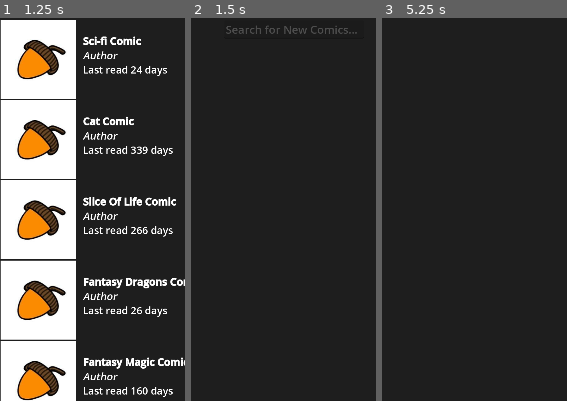
Above: before the commit, frames 1-3 (left to right).
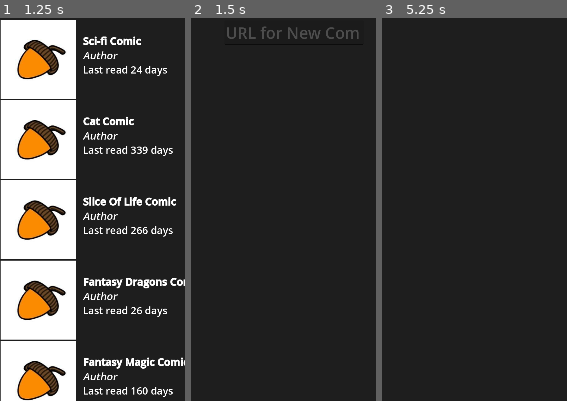
Above: after the commit, the same moments.

Repository: cyschneck/comic-canopy
Game: Godot game, scene res://scenes/menu.tscn
The game is run twice, just before and just after one commit, with the same random seed, the same clock (stepped at 60 frames per second) and the same inputs.
Inputs:
- Up to frame 1 (1.25 s): click "[b]My Comics[/b]" at 0.5 s
- Up to frame 2 (1.5 s): click "[b]Discover[/b]" at 1.25 s
- Up to frame 3 (5.25 s): click "[b]My Comics[/b]" at 2 s; click "[b]Discover[/b]" at 2.75 s; click "[b]My Comics[/b]" at 3.5 s; click "[b]Discover[/b]" at 4.25 s; click "[b]Settings[/b]" at 5 s
The pictures show only the part of the screen within x 0-50%, y 6-56%; the shares and areas given below are measured in that part.

Frame 1 is identical in both runs. In frame 2, 1.0% of the frame differs, in the area x 18-91%, y 2-6%; in frame 3, nothing differs.

Commit message:
setup discover URL

Diff:
--- /dev/null
+++ b/comic-canopy/data/example_data.csv
@@ -0,0 +1,9 @@
+comic_name,author_name,base_url,page_url,release_date
+xkcd,Randall Munroe,https://xkcd.com/,https://xkcd.com/3038/,2025-1-24,
+xkcd,Randall Munroe,https://xkcd.com/,https://xkcd.com/3039/,2025-1-25,
+xkcd,Randall Munroe,https://xkcd.com/,https://xkcd.com/3040/,2025-1-26,
+xkcd,Randall Munroe,https://xkcd.com/,https://xkcd.com/3041/,2025-1-27,
+xkcd,Randall Munroe,https://xkcd.com/,https://xkcd.com/3042/,2025-1-28,
+xkcd,Randall Munroe,https://xkcd.com/,https://xkcd.com/3043/,2025-1-29,
+xkcd,Randall Munroe,https://xkcd.com/,https://xkcd.com/3044/,2025-1-30,
+xkcd,Randall Munroe,https://xkcd.com/,https://xkcd.com/3045/,2025-1-31,
--- a/comic-canopy/scenes/menu.tscn
+++ b/comic-canopy/scenes/menu.tscn
@@ -1,9 +1,7 @@
-[gd_scene load_steps=16 format=3 uid="uid://dchw2tg4juqnw"]
+[gd_scene load_steps=15 format=3 uid="uid://dchw2tg4juqnw"]
 
 [ext_resource type="PackedScene" uid="uid://xjt5ucf5m4x7" path="res://scenes/tab.tscn" id="1_3sr0o"]
 [ext_resource type="Script" path="res://scripts/bottom_toolbar.gd" id="1_et7sx"]
-[ext_resource type="Texture2D" uid="uid://cyv4nja7imakw" path="res://assets/sprites/comics_grey.png" id="3_kxjk2"]
-[ext_resource type="Texture2D" uid="uid://dilu3we47xg76" path="res://assets/sprites/comics_orange.png" id="4_ig0np"]
 [ext_resource type="Script" path="res://scripts/populate_my_comics.gd" id="5_8k4yo"]
 [ext_resource type="Texture2D" uid="uid://bjr2g5le6q882" path="res://assets/sprites/search_grey.png" id="5_w8dkv"]
 [ext_resource type="Texture2D" uid="uid://byjpq87ja0td2" path="res://assets/sprites/search_orange.png" id="6_a2uta"]
@@ -11,15 +9,16 @@
 [ext_resource type="PackedScene" uid="uid://cr4siadbbx2pq" path="res://scenes/test_specific_comics_grid_container.tscn" id="7_d5vqm"]
 [ext_resource type="Texture2D" uid="uid://cb6g04a1aeei6" path="res://assets/sprites/settings_grey.png" id="7_rfvfi"]
 [ext_resource type="Texture2D" uid="uid://dg0icgvg2heru" path="res://assets/sprites/settings_orange.png" id="8_bqc0n"]
-
-[sub_resource type="ButtonGroup" id="ButtonGroup_kpuur"]
+[ext_resource type="Script" path="res://scripts/search_discover.gd" id="10_o2oin"]
+
+[sub_resource type="ButtonGroup" id="ButtonGroup_g8q46"]
 
 [sub_resource type="RectangleShape2D" id="RectangleShape2D_y4vb3"]
 size = Vector2(200, 250)
 
-[sub_resource type="ButtonGroup" id="ButtonGroup_6ytl2"]
-
-[sub_resource type="ButtonGroup" id="ButtonGroup_gsp4p"]
+[sub_resource type="ButtonGroup" id="ButtonGroup_28afw"]
+
+[sub_resource type="ButtonGroup" id="ButtonGroup_geixo"]
 
 [node name="menu" type="Control"]
 layout_mode = 3
@@ -92,9 +91,7 @@
 unique_name_in_owner = true
 layout_mode = 2
 toggle_mode = true
-button_group = SubResource("ButtonGroup_kpuur")
-texture_normal = ExtResource("3_kxjk2")
-texture_pressed = ExtResource("4_ig0np")
+button_group = SubResource("ButtonGroup_g8q46")
 
 [node name="RichTextLabel" parent="MarginContainer/BottomToolbar/HBoxContainer/MyComicsButton" index="0"]
 offset_left = -37.0
@@ -143,6 +140,7 @@
 
 [node name="MyComics" type="Control" parent="MarginContainer/MainMiddle"]
 unique_name_in_owner = true
+visible = false
 layout_mode = 1
 anchors_preset = 15
 anchor_right = 1.0
@@ -250,13 +248,13 @@
 
 [node name="Discover" type="Control" parent="MarginContainer/MainMiddle"]
 unique_name_in_owner = true
-visible = false
-layout_mode = 1
-anchors_preset = 15
-anchor_right = 1.0
-anchor_bottom = 1.0
-grow_horizontal = 2
-grow_vertical = 2
+layout_mode = 1
+anchors_preset = 15
+anchor_right = 1.0
+anchor_bottom = 1.0
+grow_horizontal = 2
+grow_vertical = 2
+script = ExtResource("10_o2oin")
 
 [node name="DiscoverHeader" type="Label" parent="MarginContainer/MainMiddle/Discover"]
 layout_mode = 1
@@ -274,7 +272,8 @@
 theme_override_font_sizes/font_size = 75
 text = "Discover"
 
-[node name="LineEdit" type="LineEdit" parent="MarginContainer/MainMiddle/Discover"]
+[node name="InputLine" type="LineEdit" parent="MarginContainer/MainMiddle/Discover"]
+unique_name_in_owner = true
 layout_mode = 1
 offset_left = 109.0
 offset_top = 201.0
@@ -283,8 +282,50 @@
 theme_override_colors/font_placeholder_color = Color(0.498039, 0.498039, 0.498039, 0.498039)
 theme_override_constants/outline_size = 0
 theme_override_constants/caret_width = 0
-theme_override_font_sizes/font_size = 35
-placeholder_text = "Search for New Comics..."
+theme_override_font_sizes/font_size = 50
+placeholder_text = "URL for New Comics..."
+
+[node name="DiscoverScrollContainer" type="ScrollContainer" parent="MarginContainer/MainMiddle/Discover"]
+layout_mode = 1
+anchors_preset = 15
+anchor_right = 1.0
+anchor_bottom = 1.0
+offset_top = 335.0
+offset_bottom = -198.0
+grow_horizontal = 2
+grow_vertical = 2
+
+[node name="DiscoverVBoxContainer" type="VBoxContainer" parent="MarginContainer/MainMiddle/Discover/DiscoverScrollContainer"]
+layout_mode = 2
+size_flags_horizontal = 3
+size_flags_vertical = 3
+
+[node name="test_row" parent="MarginContainer/MainMiddle/Discover/DiscoverScrollContainer/DiscoverVBoxContainer" instance=ExtResource("7_d5vqm")]
+layout_mode = 2
+
+[node name="test_row2" parent="MarginContainer/MainMiddle/Discover/DiscoverScrollContainer/DiscoverVBoxContainer" instance=ExtResource("7_d5vqm")]
+layout_mode = 2
+
+[node name="test_row3" parent="MarginContainer/MainMiddle/Discover/DiscoverScrollContainer/DiscoverVBoxContainer" instance=ExtResource("7_d5vqm")]
+layout_mode = 2
+
+[node name="test_row4" parent="MarginContainer/MainMiddle/Discover/DiscoverScrollContainer/DiscoverVBoxContainer" instance=ExtResource("7_d5vqm")]
+layout_mode = 2
+
+[node name="test_row5" parent="MarginContainer/MainMiddle/Discover/DiscoverScrollContainer/DiscoverVBoxContainer" instance=ExtResource("7_d5vqm")]
+layout_mode = 2
+
+[node name="test_row6" parent="MarginContainer/MainMiddle/Discover/DiscoverScrollContainer/DiscoverVBoxContainer" instance=ExtResource("7_d5vqm")]
+layout_mode = 2
+
+[node name="test_row7" parent="MarginContainer/MainMiddle/Discover/DiscoverScrollContainer/DiscoverVBoxContainer" instance=ExtResource("7_d5vqm")]
+layout_mode = 2
+
+[node name="test_row8" parent="MarginContainer/MainMiddle/Discover/DiscoverScrollContainer/DiscoverVBoxContainer" instance=ExtResource("7_d5vqm")]
+layout_mode = 2
+
+[node name="test_row9" parent="MarginContainer/MainMiddle/Discover/DiscoverScrollContainer/DiscoverVBoxContainer" instance=ExtResource("7_d5vqm")]
+layout_mode = 2
 
 [node name="Settings" type="Control" parent="MarginContainer/MainMiddle"]
 unique_name_in_owner = true
@@ -307,6 +348,8 @@
 theme_override_font_sizes/font_size = 75
 text = "Settings"
 
+[connection signal="text_submitted" from="MarginContainer/MainMiddle/Discover/InputLine" to="MarginContainer/MainMiddle/Discover" method="_on_line_edit_text_submitted"]
+
 [editable path="MarginContainer/BottomToolbar/HBoxContainer/MyComicsButton"]
 [editable path="MarginContainer/BottomToolbar/HBoxContainer/DiscoverButton"]
 [editable path="MarginContainer/BottomToolbar/HBoxContainer/SettingsButton"]
--- a/comic-canopy/scenes/tab.tscn
+++ b/comic-canopy/scenes/tab.tscn
@@ -1,6 +1,7 @@
-[gd_scene load_steps=2 format=3 uid="uid://xjt5ucf5m4x7"]
+[gd_scene load_steps=3 format=3 uid="uid://xjt5ucf5m4x7"]
 
-[ext_resource type="Texture2D" uid="uid://dimkya8fmpn6v" path="res://assets/sprites/list.png" id="1_xf8vw"]
+[ext_resource type="Texture2D" uid="uid://cyv4nja7imakw" path="res://assets/sprites/comics_grey.png" id="1_qdh3o"]
+[ext_resource type="Texture2D" uid="uid://dilu3we47xg76" path="res://assets/sprites/comics_orange.png" id="2_ujsoi"]
 
 [node name="TextureButton" type="TextureButton"]
 custom_minimum_size = Vector2(100, 100)
@@ -9,7 +10,8 @@
 offset_bottom = 59.0
 size_flags_horizontal = 4
 size_flags_vertical = 4
-texture_normal = ExtResource("1_xf8vw")
+texture_normal = ExtResource("1_qdh3o")
+texture_pressed = ExtResource("2_ujsoi")
 ignore_texture_size = true
 stretch_mode = 5
 
--- /dev/null
+++ b/comic-canopy/scripts/GET_comic_data.gd
@@ -0,0 +1,12 @@
+extends Control
+
+var comic_data = {}
+
+func _ready() -> void:
+	var file = FileAccess.open("res://data/example_data.csv", FileAccess.READ)
+	var i = 0
+	while !file.eof_reached():
+		var csv_row = file.get_csv_line(",")
+		comic_data[i] = csv_row
+		i += 1
+	print(comic_data)
--- /dev/null
+++ b/comic-canopy/scripts/search_discover.gd
@@ -0,0 +1,67 @@
+extends Control
+
+@onready var input_line: LineEdit = %InputLine
+const TEST_MY_COMICS_GRID_CONTAINER = preload("res://scenes/test_my_comics_grid_container.tscn")
+@onready var discover_v_box_container: VBoxContainer = $DiscoverScrollContainer/DiscoverVBoxContainer
+
+var _BASE_URL = ''
+
+func _ready() -> void:
+	discover_v_box_container.visible = false
+
+func set_base_url(url_input: String) -> void:
+	_BASE_URL = url_input
+
+func get_base_url() -> String:
+	return _BASE_URL
+
+func _on_line_edit_text_submitted(url_input: String) -> void:
+	# triggered when enter pressed
+	input_line.text = "" # remove input after submitted
+	print(url_input)
+	if "http://" not in url_input: url_input = "http://" + url_input
+	if url_input[-1] == "/": url_input = url_input.left(url_input.length() - 1) # remove trailing /
+	set_base_url(url_input)
+	# check base URL
+	check_url(url_input)
+
+func check_url(input_url: String) -> void:
+	var http_request = HTTPRequest.new()
+	add_child(http_request)
+	http_request.request_completed.connect(_on_request_completed)
+	http_request.request(input_url)
+
+func _on_request_completed(result, response_code, headers, body) -> void:
+	var html = body.get_string_from_utf8()
+	if response_code == 200:
+		var url = get_base_url()
+		if "archive" in html: url += "/archive"
+		if "archives" in html: url += "/archives"
+		if "archive" not in html and "archives" not in html:
+			print("Not archive link found")
+		print(url)
+		print("VALID url")
+		var http_request = HTTPRequest.new()
+		add_child(http_request)
+		http_request.request_completed.connect(_on_request_archive_completed)
+		http_request.request(url)
+	else:
+		print("invalid URL")
+
+func _on_request_archive_completed(result, response_code, headers, body) -> void:
+	var html = body.get_string_from_utf8()
+	var body_html = html.split("\n")
+
+	for child in discover_v_box_container.get_children():
+		child.queue_free()
+
+	for line in body_html:
+		if "a href=" in line:
+			var discover_row = TEST_MY_COMICS_GRID_CONTAINER.instantiate()
+			discover_row.name = line
+			discover_row.get_child(1).text = line
+			# edit link button text
+			#discover_row.get_child(2).uri = "https://xkcd.com/3043/"
+			discover_v_box_container.visible = true
+			discover_v_box_container.add_child(discover_row)
+	print("done")
Not shown, added: comic-canopy/data/example_data.csv.import
Not shown: 2 places in comic-canopy/scenes/menu.tscn that only renumber resources
